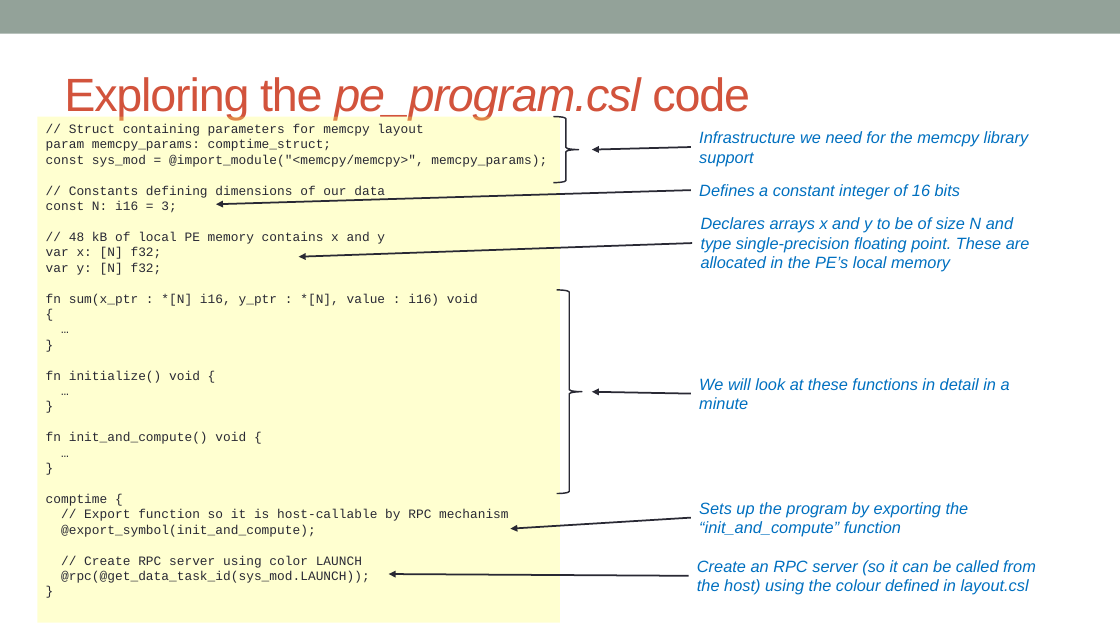
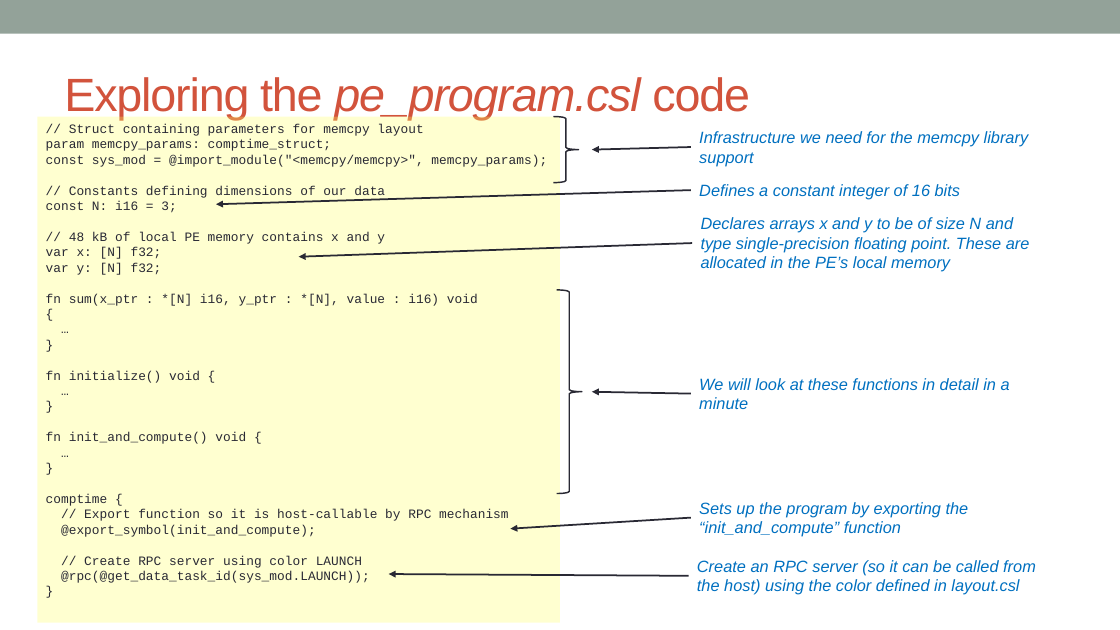
Before and after one commit to EPCCed/cs2-sdk-training, a slide deck: slide 16 of lectures/powerpoints/SDK-walkthrough-part-one.pptx. Drawn at 1120x630 pixels with LibreOffice and Linux fonts; fonts in the diff are those of the drawing. Boxes give left, top, right and bottom in pixels: in the first picture for what was removed or moved away, otherwise in the second. Text is boxed around its words. In the diff, an @@ line names an element or a change of style, - is before the commit and + after.

```diff
--- a/lectures/powerpoints/SDK-walkthrough-part-one.pptx
+++ b/lectures/powerpoints/SDK-walkthrough-part-one.pptx
@@ text at (697,560,1036,595): text changed @@
-Create an RPC server (so it can be called from the host) using the colour defined in layout.csl
+Create an RPC server (so it can be called from the host) using the color defined in layout.csl
```
Also in this commit, not shown: 1 other slide changed, 2 other files.
